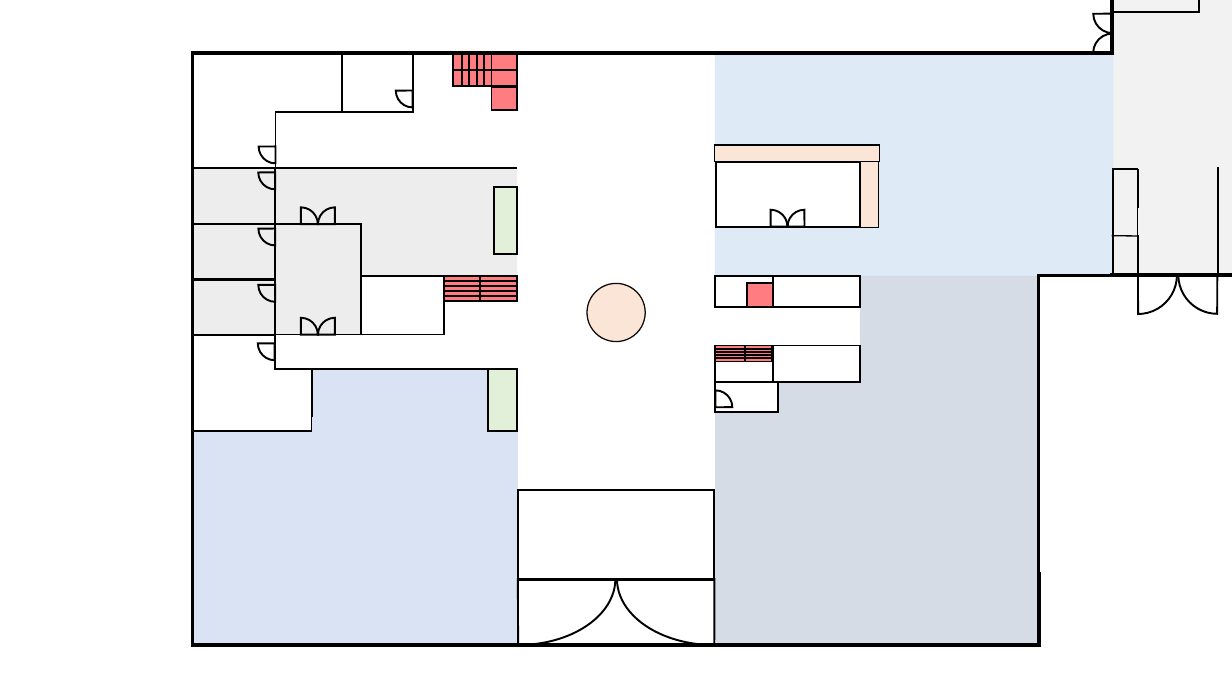
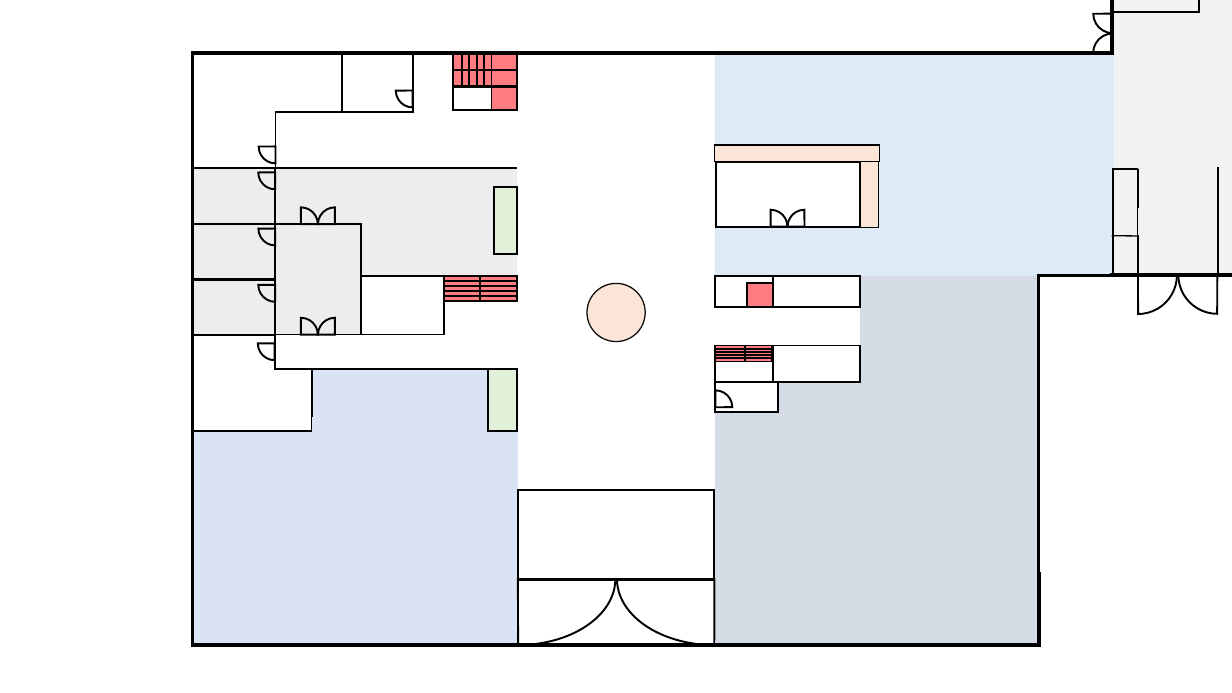
Before and after one commit to rewls/knu_hackathon, a slide deck: slide 1 of img/map_make/map_pptx/map 2.0.pptx. Drawn at 1232x693 pixels with LibreOffice and Linux fonts; fonts in the diff are those of the drawing. Boxes give left, top, right and bottom in pixels: in the first picture for what was removed or moved away, otherwise in the second. Text is boxed around its words. In the diff, an @@ line names an element or a change of style, - is before the commit and + after.

```diff
--- a/img/map_make/map_pptx/map 2.0.pptx
+++ b/img/map_make/map_pptx/map 2.0.pptx
@@ rectangle added at box(454, 87, 492, 111), fill #FFFFFF, outline #000000 1.5 pt @@
```
Also in this commit, not shown: 1 other slide changed, 1 slide added, 2 other files.
